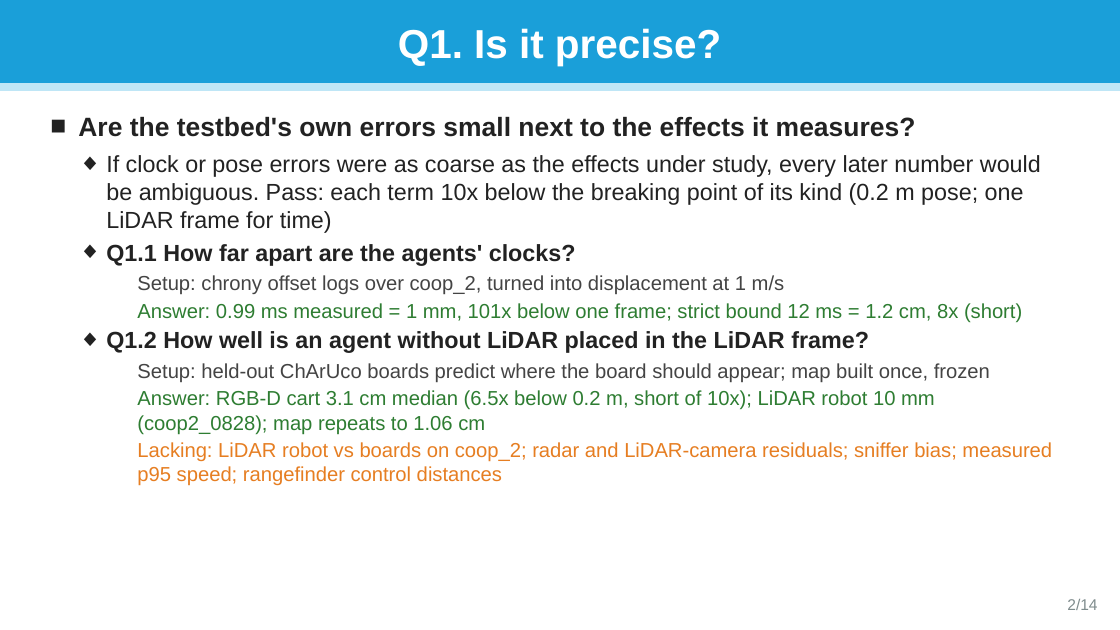
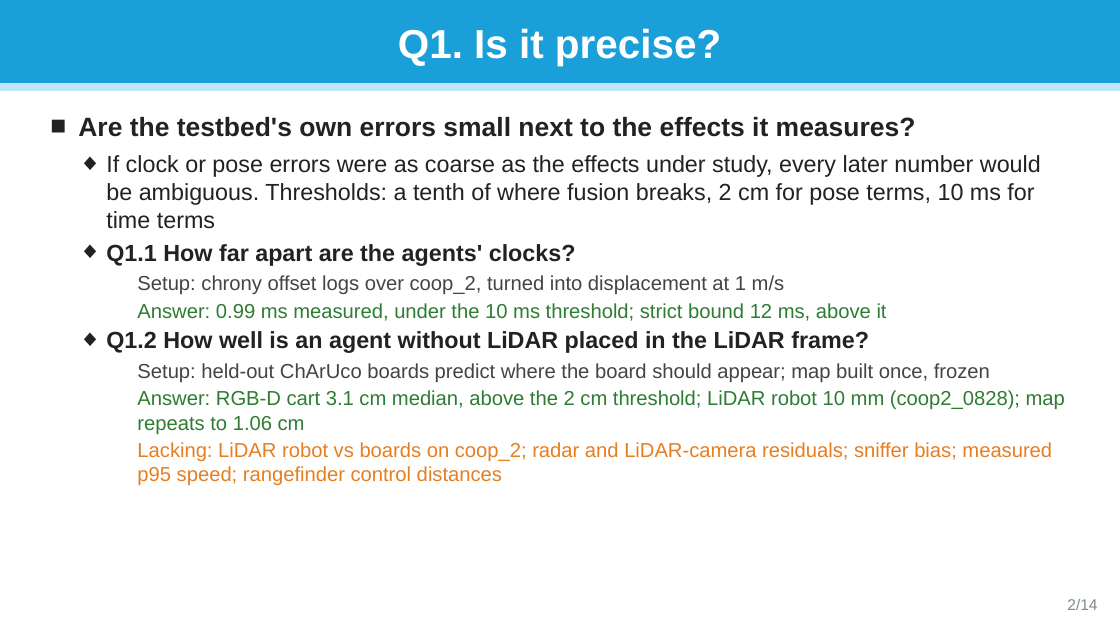
Before and after one commit to jorichee14/Others, a slide deck: slide 2 of scoop_testbed_paper/SCooP-iT_testbed_questions.pptx. Drawn at 1120x630 pixels with LibreOffice and Linux fonts; fonts in the diff are those of the drawing. Boxes give left, top, right and bottom in pixels: in the first picture for what was removed or moved away, otherwise in the second. Text is boxed around its words. In the diff, an @@ line names an element or a change of style, - is before the commit and + after.

```diff
--- a/scoop_testbed_paper/SCooP-iT_testbed_questions.pptx
+++ b/scoop_testbed_paper/SCooP-iT_testbed_questions.pptx
@@ text at [106, 155, 1041, 229]: text changed @@
-  ◆ If clock or pose errors were as coarse as the effects under study, every later number would be ambiguous. Pass: each term 10x below the breaking point of its kind (0.2 m pose; one LiDAR frame for time)
+  ◆ If clock or pose errors were as coarse as the effects under study, every later number would be ambiguous. Thresholds: a tenth of where fusion breaks, 2 cm for pose terms, 10 ms for time terms
@@ text at [137, 303, 887, 321]: text changed @@
-        Answer: 0.99 ms measured = 1 mm, 101x below one frame; strict bound 12 ms = 1.2 cm, 8x (short)
+        Answer: 0.99 ms measured, under the 10 ms threshold; strict bound 12 ms, above it
@@ text at [137, 390, 1065, 435]: text changed @@
-        Answer: RGB-D cart 3.1 cm median (6.5x below 0.2 m, short of 10x); LiDAR robot 10 mm (coop2_0828); map repeats to 1.06 cm
+        Answer: RGB-D cart 3.1 cm median, above the 2 cm threshold; LiDAR robot 10 mm (coop2_0828); map repeats to 1.06 cm
```
Also in this commit, not shown: 6 other slides changed, 1 other file.
